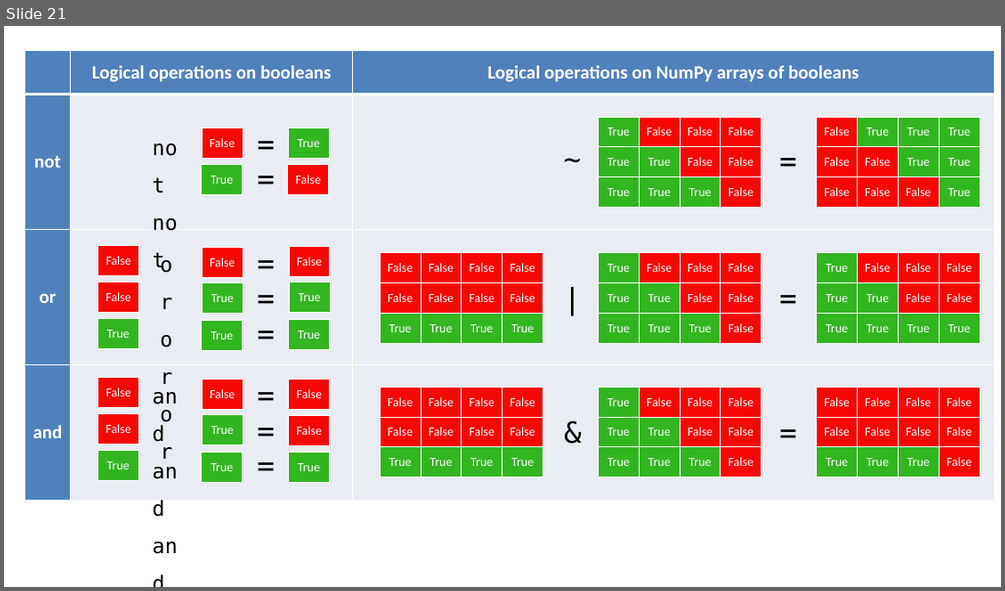
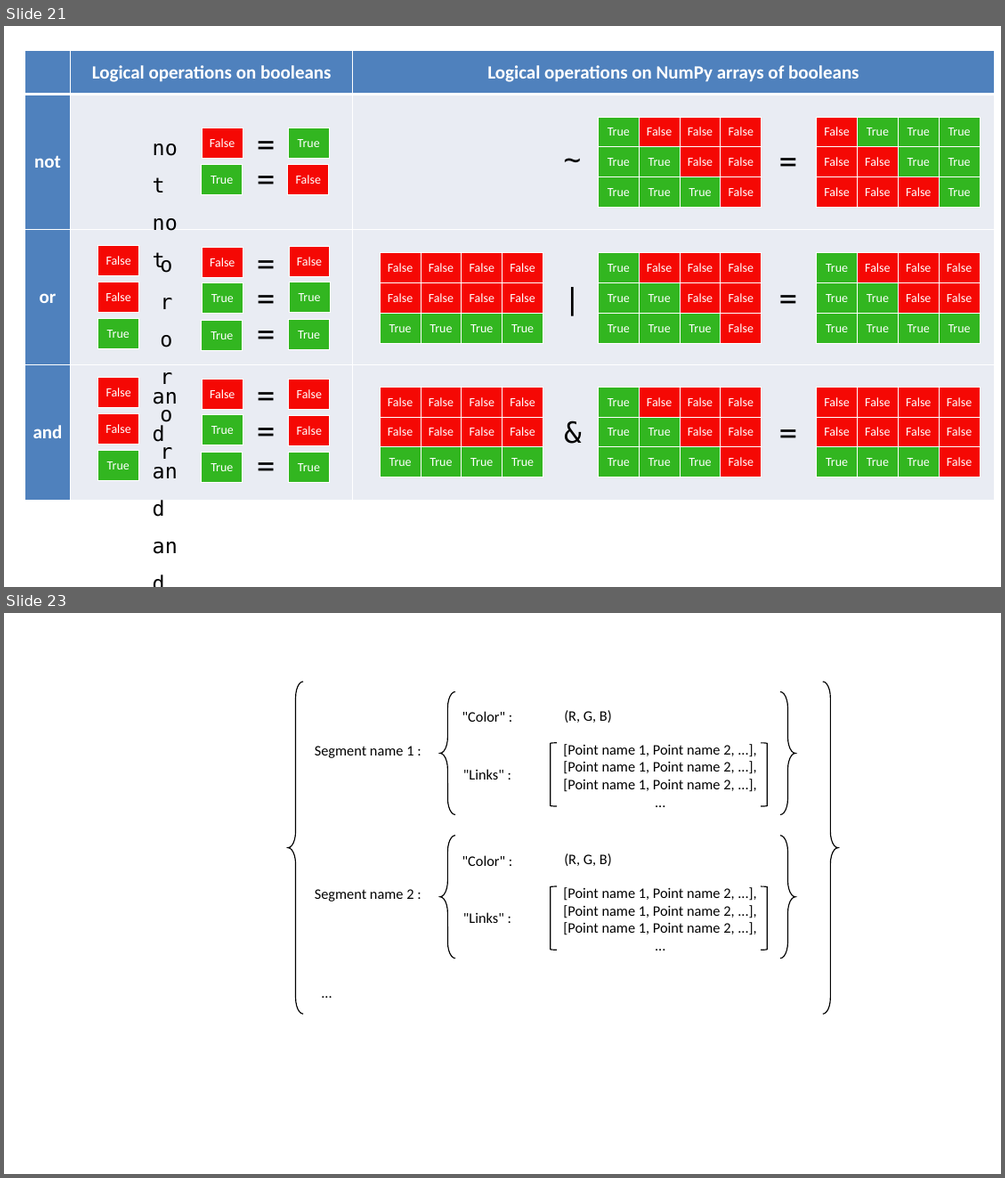
Before and after one commit to kineticstoolkit/kineticstoolkit_doc, a slide deck: src/images.pptx. Shown one above the other, each under a label of ours: slide 21 before the commit, slides 21 and 23 after it; the slides between them are not shown. The pictures are 1005x591 and 1005x1178 pixels, drawn with LibreOffice and Linux fonts; fonts in the diff are those of the drawing. Boxes give left, top, right and bottom in pixels: in the first picture for what was removed or moved away, otherwise in the second. Text is boxed around its words. In the diff, an @@ line names an element or a change of style, - is before the commit and + after.

```diff
--- a/src/images.pptx
+++ b/src/images.pptx
@@ slide 23 added at (4,613,1001,1174), background #FFFFFF @@
@@ left brace added at (288,682,303,1013), outline #000000 1 pt @@
@@ left brace added at (440,691,455,814), outline #000000 1 pt @@
@@ left brace added at (780,691,795,814), outline #000000 1 pt @@
@@ left brace added at (823,682,838,1013), outline #000000 1 pt @@
@@ text added at (462,711,505,722), 14 pt, text #000000 @@
+"Color" :
@@ text added at (564,710,612,722), 14 pt, text #000000 @@
+(R, G, B)
@@ text added at (315,746,413,758), 14 pt, text #000000 @@
+Segment name 1 :
@@ left bracket added at (550,743,558,807), outline #000000 1 pt @@
@@ text added at (563,744,734,792), 14 pt, text #000000 @@
+[Point name 1, Point name 2, ...],
+[Point name 1, Point name 2, ...],
+[Point name 1, Point name 2, ...],
+...
@@ left bracket added at (760,743,768,807), outline #000000 1 pt @@
@@ text added at (463,769,504,779), 14 pt, text #000000 @@
+"Links" :
@@ left brace added at (440,835,455,957), outline #000000 1 pt @@
@@ left brace added at (780,835,795,957), outline #000000 1 pt @@
@@ text added at (462,855,505,866), 14 pt, text #000000 @@
+"Color" :
@@ text added at (564,853,612,866), 14 pt, text #000000 @@
+(R, G, B)
@@ text added at (315,889,413,901), 14 pt, text #000000 @@
+Segment name 2 :
@@ left bracket added at (550,887,558,950), outline #000000 1 pt @@
@@ text added at (563,887,734,935), 14 pt, text #000000 @@
+[Point name 1, Point name 2, ...],
+[Point name 1, Point name 2, ...],
+[Point name 1, Point name 2, ...],
+...
@@ left bracket added at (760,887,768,950), outline #000000 1 pt @@
@@ text added at (463,912,504,923), 14 pt, text #000000 @@
+"Links" :
@@ text added at (314,981,429,1004), 14 pt, text #000000 @@
+...
```
Also in this commit, not shown: 1 other slide added, 19 other files.
